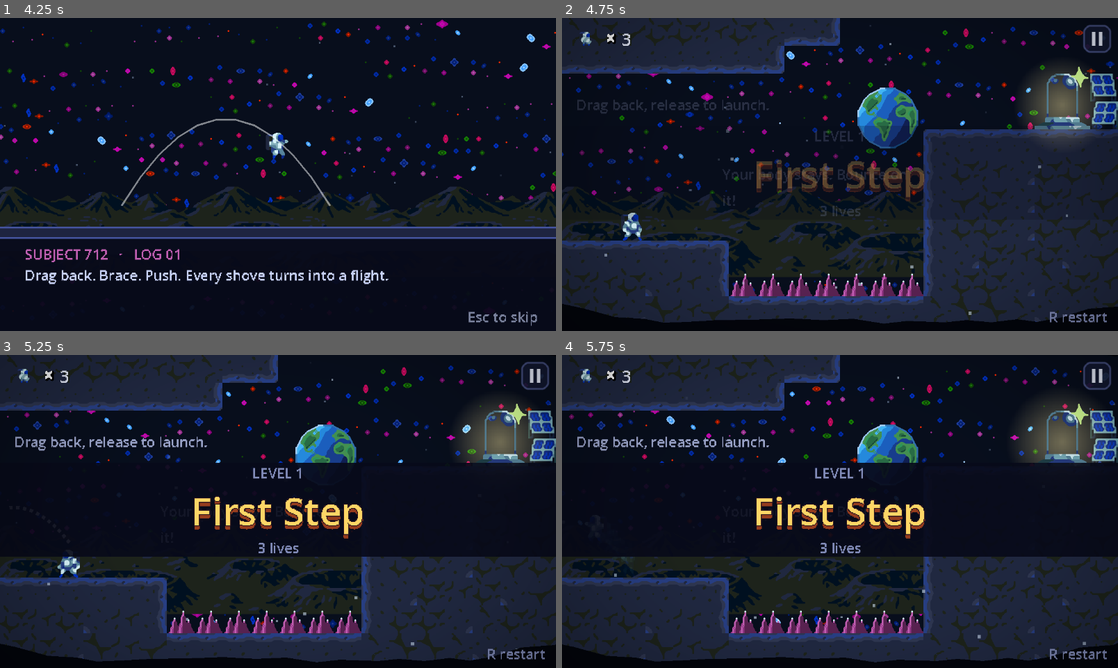
Above: before the commit, frames 1-4 (two rows, left to right).
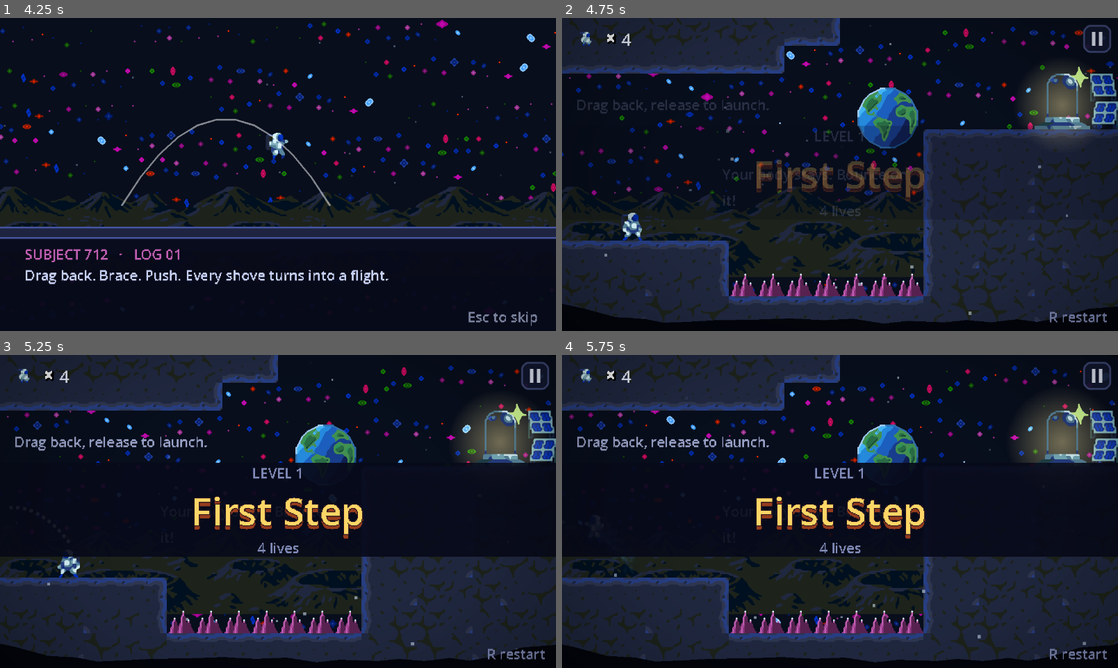
Above: after the commit, the same moments.

Repository: gab0yan/moonbounce
Game: Godot game, scene res://scenes/main_menu.tscn
The game is run twice, just before and just after one commit, with the same random seed, the same clock (stepped at 60 frames per second) and the same inputs.
Inputs (mouse positions are in pixels of both pictures, inside the frame that each line leads up to):
- Up to frame 1 (4.25 s): click "Play" at 0.5 s; tap Enter at 1.25, 2.85 s; move the mouse to (400, 158) at 1.27 s; tap Space (grapple) at 1.35 s; click (400, 158) at 1.42 s; drag from (166, 190) to (177, 290) at 2.02 s; move the mouse to (333, 105) at 2.77 s; click (333, 105) at 2.92 s; drag from (250, 237) to (316, 290) at 3.52 s
- Up to frame 2 (4.75 s): move the mouse to (1006, 221) at 4.27 s; tap Space (grapple) at 4.35 s; click (1006, 221) at 4.42 s
- Up to frame 3 (5.25 s): drag from (111, 464) to (233, 627) at 5.02 s
- Up to frame 4 (5.75 s): no input

Frame 1 is identical in both runs. In frame 2, less than 0.1% of the frame differs, in the area x 10-48%, y 4-64%; in frame 3, less than 0.1%; in frame 4, less than 0.1%.

Commit message:
Balance Chances

Diff:
--- a/scenes/levels/level_01.tscn
+++ b/scenes/levels/level_01.tscn
@@ -17,7 +17,7 @@
 [node name="Level01" type="Node2D" unique_id=456542554]
 script = ExtResource("1_jmes4")
 metadata/level_name = "First Step"
-metadata/lives = 3
+metadata/lives = 4
 
 [node name="SpaceBackground" parent="." unique_id=939843625 instance=ExtResource("1_space_backgr")]
 
--- a/scenes/levels/level_04.tscn
+++ b/scenes/levels/level_04.tscn
@@ -17,7 +17,7 @@
 [node name="Level04" type="Node2D" unique_id=1741050067]
 script = ExtResource("1_tdc43")
 metadata/level_name = "Crater Hop"
-metadata/lives = 4
+metadata/lives = 5
 
 [node name="SpaceBackground" parent="." unique_id=1711773915 instance=ExtResource("2_03g8n")]
 
